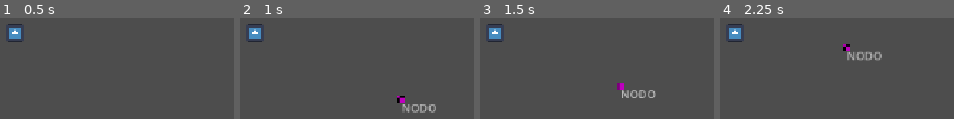
Above: before the commit, frames 1-4 (left to right).
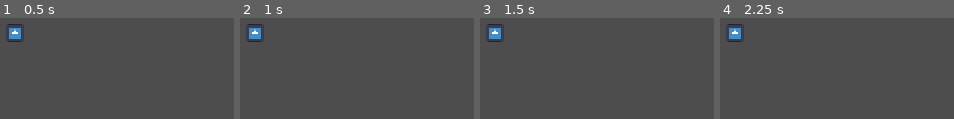
Above: after the commit, the same moments.

Repository: emarose/faktory-godot
Game: Godot game, scene res://scenes/world/WorldScene.tscn
The game is run twice, just before and just after one commit, with the same random seed, the same clock (stepped at 60 frames per second) and the same inputs. The engine's default icon, where the game draws it, is replaced by a stand-in: a white triangle on a blue panel in a dark square.
Inputs:
- Up to frame 1 (0.5 s): no input
- Up to frame 2 (1 s): tap Enter at 0.5 s; hold Right (ui_right) from 0.53 s (still down); tap E (interact, bound only after the commit) at 0.6 s
- Up to frame 3 (1.5 s): release Right (ui_right) at 1.28 s; hold Down (ui_down) from 1.28 s (still down); tap E (interact, bound only after the commit) at 1.35 s
- Up to frame 4 (2.25 s): release Down (ui_down) at 2.03 s; hold Right (ui_right) from 2.03 s (still down); tap E (interact, bound only after the commit) at 2.1 s

Frame 1 is identical in both runs. In frame 2, 1.0% of the frame differs, in the area x 67-84%, y 77-95%; in frame 3, 0.9%; in frame 4, 1.0%, in the area x 52-70%, y 25-43%.

Commit message:
feat: player interact

Diff:
--- a/autoloads/EventBus.gd
+++ b/autoloads/EventBus.gd
@@ -6,6 +6,7 @@
 signal resource_removed(item_id, amount)
 signal node_discovered(node_id)
 signal node_depleted(node_id)
+signal node_mined(node_id, amount)
 # MACHINES
 signal machine_created(machine_id)
 signal machine_removed(machine_id)
--- a/autoloads/MapManager.gd
+++ b/autoloads/MapManager.gd
@@ -101,6 +101,7 @@
 			return node_id
 
 	return ""
+
 # =====================================================
 # DISCOVERY
 # =====================================================
@@ -138,7 +139,6 @@
 
 		_discover_node_state(node)
 
-
 func get_discovered_nodes() -> Array[NodeState]:
 
 	var discovered_nodes: Array[NodeState] = []
@@ -150,7 +150,6 @@
 
 	return discovered_nodes
 
-
 func get_undiscovered_nodes() -> Array[NodeState]:
 
 	var undiscovered_nodes: Array[NodeState] = []
@@ -161,7 +160,6 @@
 			undiscovered_nodes.append(node)
 
 	return undiscovered_nodes
-
 
 func get_nodes_near_position(
 	position: Vector2i,
@@ -201,6 +199,31 @@
 			node.node_definition_id
 		)
 
+func get_nearest_discovered_node(
+	position: Vector2i,
+	radius: int
+) -> NodeState:
+
+	var nearest_node: NodeState = null
+	var nearest_distance := INF
+
+	for node in node_states:
+		if not node.discovered:
+			continue
+
+		if node.current_amount <= 0:
+			continue
+
+		var distance := position.distance_to(node.position)
+
+		if distance > radius:
+			continue
+
+		if distance < nearest_distance:
+			nearest_distance = distance
+			nearest_node = node
+
+	return nearest_node
 # =====================================================
 # MINING
 # =====================================================
@@ -239,7 +262,12 @@
 			item_id,
 			mined_amount * output_multiplier
 		)
-
+	if EventBus:
+		EventBus.emit_signal(
+			"node_mined",
+			node,
+			mined_amount
+		)
 	if node.current_amount <= 0:
 
 		if EventBus:
--- a/data/nodes/copper_node.tres
+++ b/data/nodes/copper_node.tres
@@ -7,6 +7,7 @@
 id = "copper_node"
 name = "Copper Node"
 spawn_weight = 16
+capacity = 10
 output = {
 "copper_ore": 1
 }
--- a/project.godot
+++ b/project.godot
@@ -32,6 +32,34 @@
 window/stretch/mode="canvas_items"
 window/stretch/aspect="expand"
 
+[input]
+
+move_left={
+"deadzone": 0.2,
+"events": [Object(InputEventKey,"resource_local_to_scene":false,"resource_name":"","device":-1,"window_id":0,"alt_pressed":false,"shift_pressed":false,"ctrl_pressed":false,"meta_pressed":false,"pressed":false,"keycode":0,"physical_keycode":65,"key_label":0,"unicode":97,"location":0,"echo":false,"script":null)
+]
+}
+move_right={
+"deadzone": 0.2,
+"events": [Object(InputEventKey,"resource_local_to_scene":false,"resource_name":"","device":-1,"window_id":0,"alt_pressed":false,"shift_pressed":false,"ctrl_pressed":false,"meta_pressed":false,"pressed":false,"keycode":0,"physical_keycode":68,"key_label":0,"unicode":100,"location":0,"echo":false,"script":null)
+]
+}
+move_up={
+"deadzone": 0.2,
+"events": [Object(InputEventKey,"resource_local_to_scene":false,"resource_name":"","device":-1,"window_id":0,"alt_pressed":false,"shift_pressed":false,"ctrl_pressed":false,"meta_pressed":false,"pressed":false,"keycode":0,"physical_keycode":87,"key_label":0,"unicode":119,"location":0,"echo":false,"script":null)
+]
+}
+move_down={
+"deadzone": 0.2,
+"events": [Object(InputEventKey,"resource_local_to_scene":false,"resource_name":"","device":-1,"window_id":0,"alt_pressed":false,"shift_pressed":false,"ctrl_pressed":false,"meta_pressed":false,"pressed":false,"keycode":0,"physical_keycode":83,"key_label":0,"unicode":115,"location":0,"echo":false,"script":null)
+]
+}
+interact={
+"deadzone": 0.2,
+"events": [Object(InputEventKey,"resource_local_to_scene":false,"resource_name":"","device":-1,"window_id":0,"alt_pressed":false,"shift_pressed":false,"ctrl_pressed":false,"meta_pressed":false,"pressed":false,"keycode":0,"physical_keycode":69,"key_label":0,"unicode":101,"location":0,"echo":false,"script":null)
+]
+}
+
 [physics]
 
 3d/physics_engine="Jolt Physics"
--- a/resources/runtime/PlayerState.gd
+++ b/resources/runtime/PlayerState.gd
@@ -4,6 +4,8 @@
 @export var position: Vector2i = Vector2i.ZERO
 @export var discovery_radius: int = 16
 @export var movement_speed: float = 100.0
+@export var interact_radius: int = 2
+@export var manual_mine_amount: int = 1
 
 func move_to(new_position: Vector2i) -> void:
 	position = new_position
--- a/scenes/debug.gd
+++ b/scenes/debug.gd
@@ -25,6 +25,8 @@
 	test_machine_manager()
 	test_progression_manager()
 	test_player_manager()
+	#INTERACTION
+	test_player_interaction_mining()
 
 	print("\n====================")
 	print("TESTS FINISHED")
@@ -603,6 +605,52 @@
 
 	SaveManager.delete_save()
 
+func test_player_interaction_mining() -> void:
+	print("\n--- PLAYER INTERACTION MINING ---")
+
+	MapManager.generate_world(12345)
+	InventoryManager.clear_inventory()
+
+	if MapManager.node_states.is_empty():
+		assert_test(false, "Interaction Mining Requires Generated Nodes")
+		return
+
+	var node = MapManager.node_states[0]
+
+	PlayerManager.set_position(node.position)
+
+	MapManager.discover_nodes_near_position(
+		PlayerManager.get_position(),
+		PlayerManager.player_state.discovery_radius
+	)
+
+	var nearby_node := MapManager.get_nearest_discovered_node(
+		PlayerManager.get_position(),
+		PlayerManager.player_state.interact_radius
+	)
+
+	assert_test(
+		nearby_node != null,
+		"Found Nearby Discovered Node"
+	)
+
+	var original_amount := nearby_node.current_amount
+
+	var mined := MapManager.mine_node(
+		nearby_node,
+		PlayerManager.player_state.manual_mine_amount
+	)
+
+	assert_test(
+		mined,
+		"Player Interaction Mines Node"
+	)
+
+	assert_test(
+		nearby_node.current_amount == original_amount - PlayerManager.player_state.manual_mine_amount,
+		"Player Interaction Reduces Node Amount"
+	)
+
 # HELPERS
 func _get_node_snapshot(nodes: Array[NodeState]) -> Array:
 	var snapshot := []
--- a/scenes/markers/node_marker.gd
+++ b/scenes/markers/node_marker.gd
@@ -12,3 +12,7 @@
 
 		_:
 			modulate = Color.WHITE
+
+func set_depleted(is_depleted: bool) -> void:
+	if is_depleted:
+		modulate = Color.DARK_GRAY
--- a/scenes/markers/player_marker.gd
+++ b/scenes/markers/player_marker.gd
@@ -1,30 +1,26 @@
 extends CharacterBody2D
-
+# Tile size probably doesnt belong here, also attempt interact
 const TILE_SIZE := 16
 
 func _ready() -> void:
-	position = _tile_to_world(
-		PlayerManager.get_position()
-	)
-
+	position = _tile_to_world(PlayerManager.get_position())
 
 func _physics_process(_delta: float) -> void:
 	var direction := Input.get_vector(
-		"ui_left",
-		"ui_right",
-		"ui_up",
-		"ui_down"
-	)
+		"move_left",
+		"move_right",
+		"move_up",
+		"move_down")
 
 	velocity = direction * PlayerManager.player_state.movement_speed
-
 	move_and_slide()
 
 	var tile_position := _world_to_tile(position)
-
 	if tile_position != PlayerManager.get_position():
 		PlayerManager.set_position(tile_position)
 
+	if Input.is_action_just_pressed("interact"):
+		_attempt_interact()
 
 func _tile_to_world(tile_position: Vector2i) -> Vector2:
 	return Vector2(
@@ -32,9 +28,28 @@
 		tile_position.y * TILE_SIZE
 	)
 
-
 func _world_to_tile(world_position: Vector2) -> Vector2i:
 	return Vector2i(
 		roundi(world_position.x / TILE_SIZE),
 		roundi(world_position.y / TILE_SIZE)
 	)
+
+func _attempt_interact() -> void:
+	var node := MapManager.get_nearest_discovered_node(
+		PlayerManager.get_position(),
+		PlayerManager.player_state.interact_radius
+	)
+
+	if node == null:
+		print("No discovered node nearby.")
+		return
+
+	var mined := MapManager.mine_node(
+		node,
+		PlayerManager.player_state.manual_mine_amount
+	)
+
+	if mined:
+		print("Mined node: ", node.node_definition_id)
+	else:
+		print("Could not mine node: ", node.node_definition_id)
--- a/scenes/world/world_renderer.gd
+++ b/scenes/world/world_renderer.gd
@@ -16,9 +16,9 @@
 			node_state.position.y * TILE_SIZE
 		)
 
-		marker.set_node_type(
-			node_state.node_definition_id
-		)
+		marker.set_node_type(node_state.node_definition_id)
+
+		marker.set_depleted(node_state.current_amount <= 0)
 
 		add_child(marker)
 
--- a/scenes/world/world_scene.gd
+++ b/scenes/world/world_scene.gd
@@ -24,6 +24,13 @@
 		_on_node_discovered
 	)
 
+	EventBus.node_depleted.connect(
+		_on_node_depleted
+	)
+
+	EventBus.node_mined.connect(
+	_on_node_mined
+	)
 	_discover_near_player()
 
 	world_renderer.render_world()
@@ -31,13 +38,24 @@
 func _on_player_moved(_position: Vector2i) -> void:
 	_discover_near_player()
 
-
 func _on_node_discovered(_node_id: String) -> void:
 	world_renderer.render_world()
-
 
 func _discover_near_player() -> void:
 	MapManager.discover_nodes_near_position(
 		PlayerManager.get_position(),
 		PlayerManager.player_state.discovery_radius
 	)
+
+func _on_node_depleted(_node: NodeState) -> void:
+	world_renderer.render_world()
+
+func _on_node_mined(node: NodeState, amount: int) -> void:
+	print(
+		"Mined ",
+		amount,
+		" from ",
+		node.node_definition_id,
+		". Remaining: ",
+		node.current_amount
+	)
Not shown, added: README.MD
